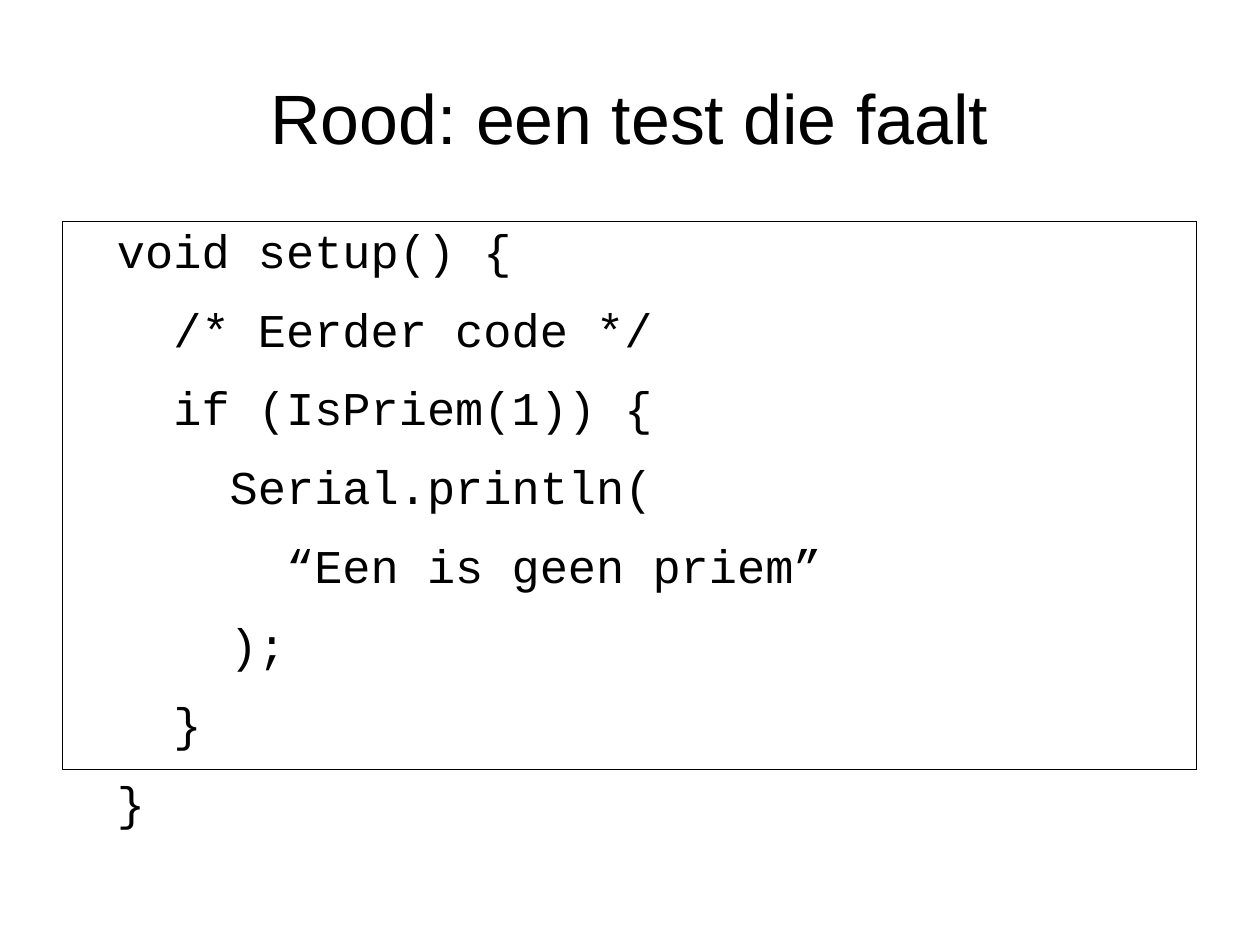
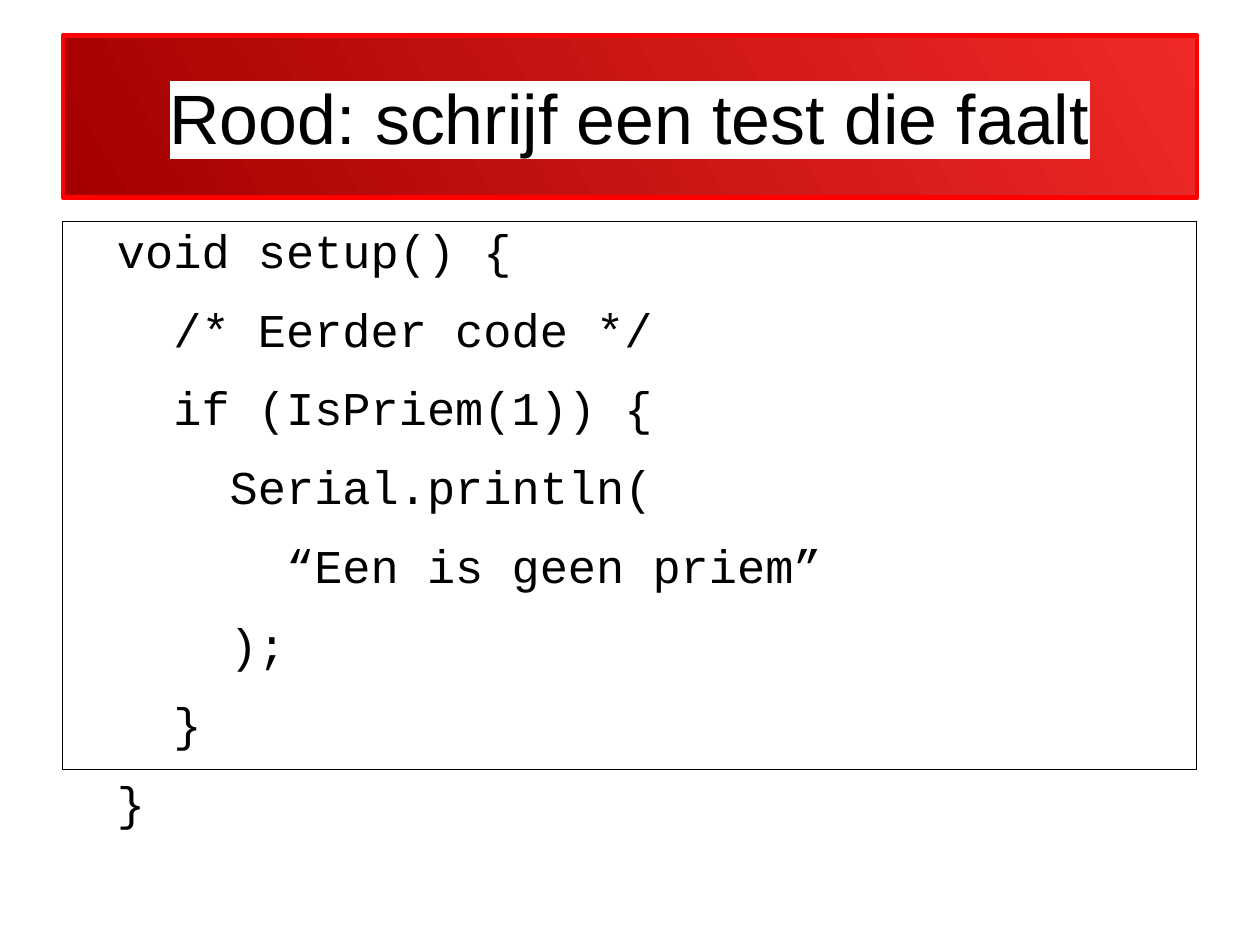
Before and after one commit to djog/arduino_cursus, a slide deck: slide 18 of Raw/TestgestuurdeOntwikkeling.odp. Drawn at 1260x945 pixels with LibreOffice and Linux fonts; fonts in the diff are those of the drawing. Boxes give left, top, right and bottom in pixels: in the first picture for what was removed or moved away, otherwise in the second. Text is boxed around its words. In the diff, an @@ line names an element or a change of style, - is before the commit and + after.

```diff
--- a/Raw/TestgestuurdeOntwikkeling.odp
+++ b/Raw/TestgestuurdeOntwikkeling.odp
@@ title "Rood: schrijf een test die ...": place and size @@
-title "Rood: schrijf een test die ..." at bbox=[270, 93, 988, 145]
+title "Rood: schrijf een test die ..." at bbox=[63, 35, 1197, 198]
@@ title "Rood: schrijf een test die ..." at bbox=[63, 35, 1197, 198]: fill none to gradient #EF2929 to #A40000; outline none to #FF0000 3 pt @@
@@ title at bbox=[170, 93, 1089, 157]: text changed @@
-Rood: een test die faalt
+Rood: schrijf een test die faalt
```
Also in this commit, not shown: 13 other slides changed, 3 other files.
